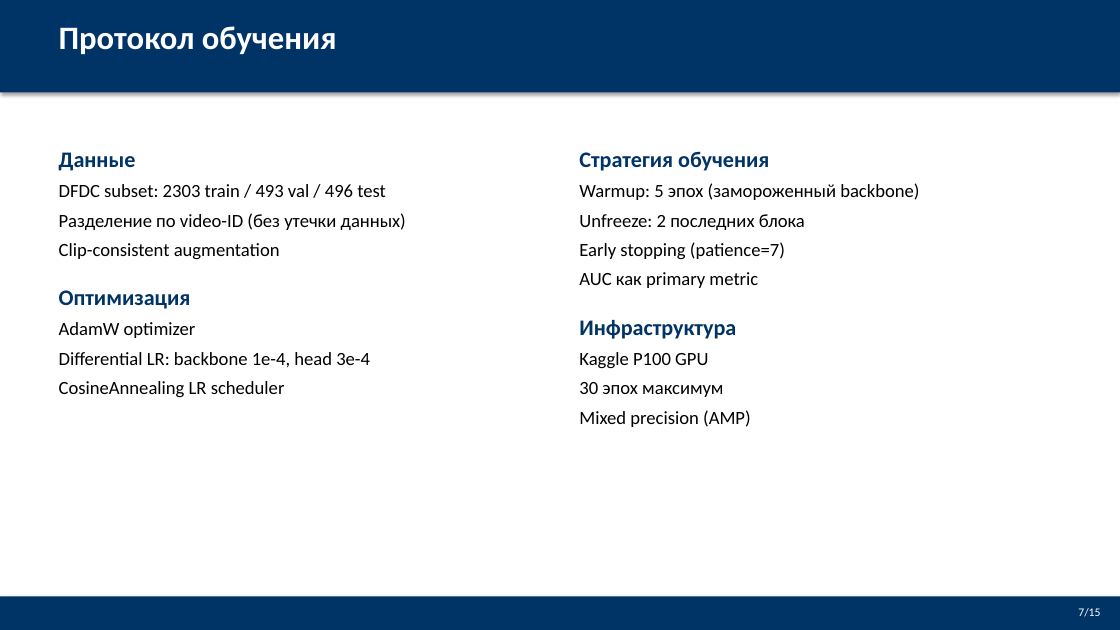
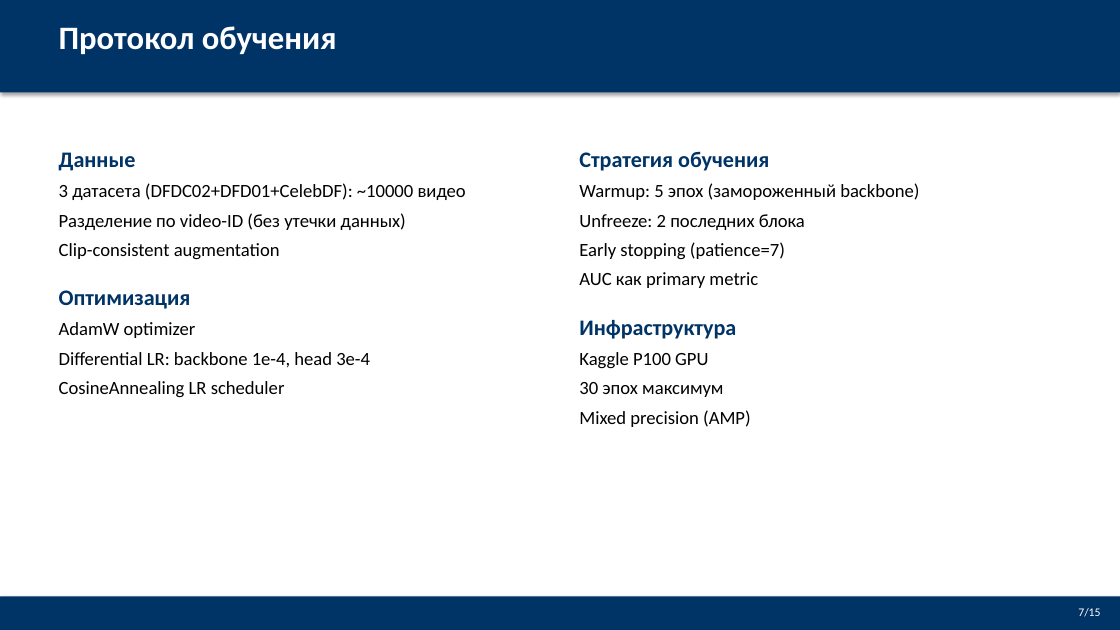
Before and after one commit to Jokeera/deepfake-detection, a slide deck: slide 7 of VKRDoc/Defense_Presentation.pptx. Drawn at 1120x630 pixels with LibreOffice and Linux fonts; fonts in the diff are those of the drawing. Boxes give left, top, right and bottom in pixels: in the first picture for what was removed or moved away, otherwise in the second. Text is boxed around its words. In the diff, an @@ line names an element or a change of style, - is before the commit and + after.

```diff
--- a/VKRDoc/Defense_Presentation.pptx
+++ b/VKRDoc/Defense_Presentation.pptx
@@ text at [59,183,466,200]: text changed @@
-DFDC subset: 2303 train / 493 val / 496 test
+3 датасета (DFDC02+DFD01+CelebDF): ~10000 видео
```
Also in this commit, not shown: 1 other slide changed, 1 slide added.
